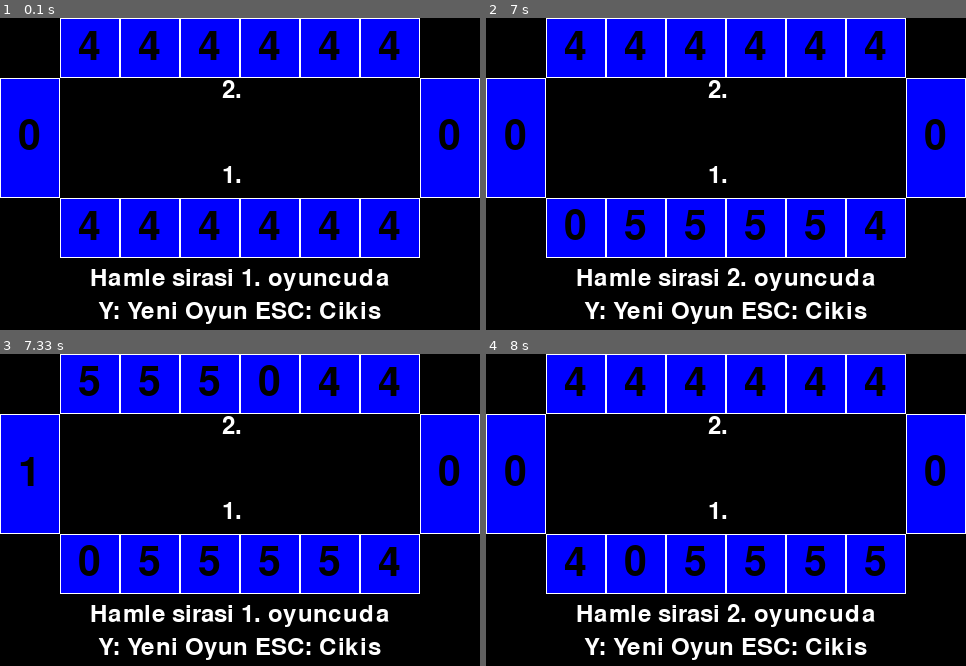
Above: before the commit, frames 1-4 (two rows, left to right).
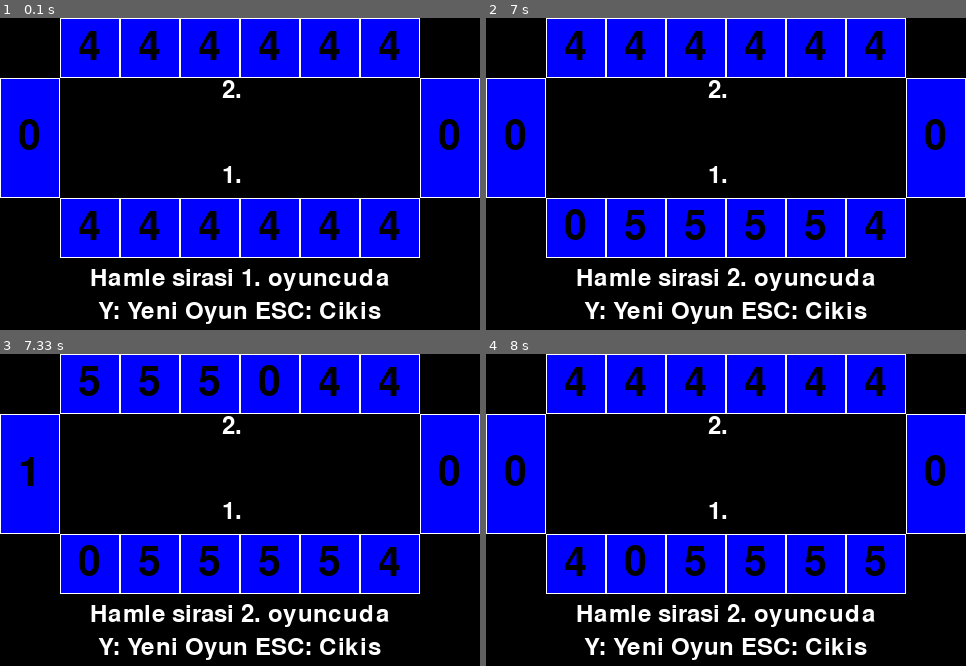
Above: after the commit, the same moments.

Repository: kurth4cker/mangala-pygame
Game: pygame game, started from mangala.py
Two runs of this game, one before a commit and one after it. Both use one fixed random seed, a clock stepped at 60 frames per second and the inputs below.
Inputs (mouse positions are in pixels of both pictures, inside the frame that each line leads up to):
- Up to frame 1 (0.1 s): no input
- Up to frame 2 (7 s): click "4" at 0.4 s; click "4" at 0.73 s; click (577, 252) at 1.07 s; tap Y at 1.33, 3.17, 5.83 s; click "4" at 1.73 s; click (730, 211) at 2.07 s; click (649, 74) at 2.9 s; click (572, 208) at 3.57 s; click (582, 71) at 4.4 s; click (610, 233) at 4.73 s; click "4" at 5.57 s; click (577, 198) at 6.23 s
- Up to frame 3 (7.33 s): click "4" at 7.07 s
- Up to frame 4 (8 s): tap Y at 7.33 s; click (630, 563) at 7.73 s

Frames 1-2 are identical in both runs. In frame 3, less than 0.1% of the frame differs, in the area x 50-53%, y 80-86%; in frame 4, nothing differs.

Commit message:
Update mangala.py

Diff:
--- a/mangala.py
+++ b/mangala.py
@@ -18,7 +18,7 @@
 en=60
 boy=60
 def haznekutu(x,y):
-  return pygame.Rect(x,y,en,boy)
+	return pygame.Rect(x,y,en,boy)
 hk1=[None]*6
 hk2=[None]*6
 for i in range(0,6):
@@ -128,7 +128,7 @@
 											s[6]+=s[12-son]+1
 											s[son]=0
 											s[12-son]=0
-								oyuncu_birinci=True
+									oyuncu_birinci=True
 								if sum(s[:6])==0:
 									s[6]+=sum(s[7:-1])
 									s[7:-1]=[0]*6
